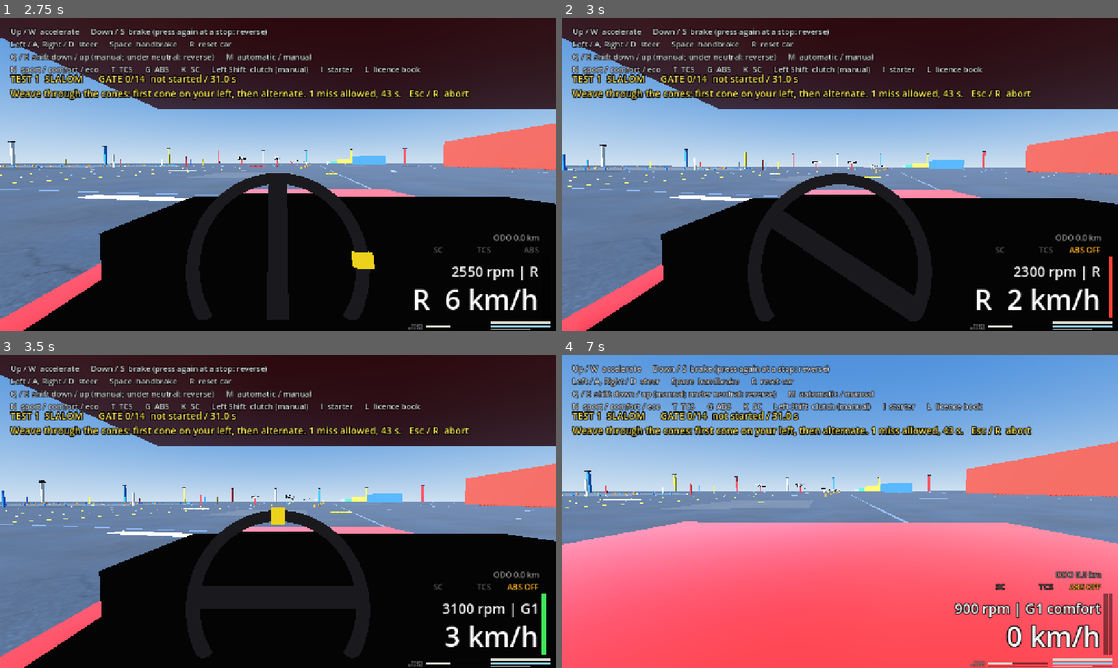
Above: before the commit, frames 1-4 (two rows, left to right).
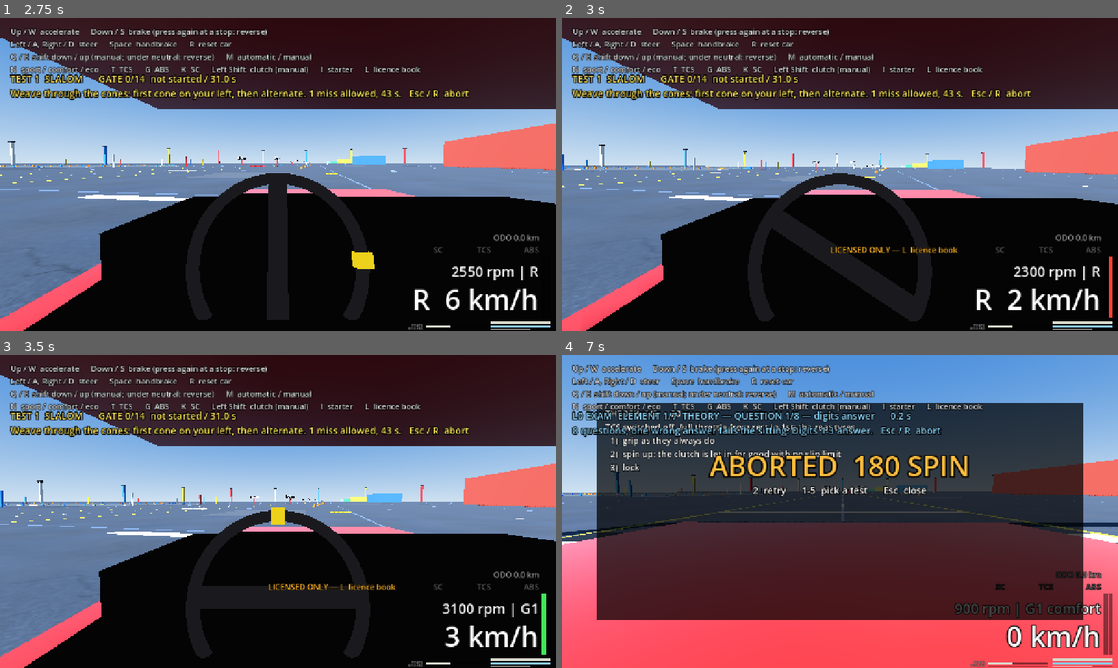
Above: after the commit, the same moments.

Repository: kokosro/factory-driver
Game: Godot game, scene res://scenes/main.tscn
The game is run twice, just before and just after one commit, with the same random seed, the same clock (stepped at 60 frames per second) and the same inputs.
Inputs:
- Up to frame 1 (2.75 s): tap Enter at 0.5 s; hold Right (steer_right) 0.53-1.28 s; tap 1 (test_1) at 0.6, 2.3 s; tap 2 (test_2) at 0.8, 1.35 s; tap I (starter) at 1.25 s; hold Down (brake) 1.28-2.03 s; tap L (licence_book, bound only after the commit) at 1.55, 2.1 s; hold Right (steer_right) from 2.03 s (still down)
- Up to frame 2 (3 s): release Right (steer_right) at 2.78 s; hold Up (accelerate) from 2.78 s (still down); tap G (abs_toggle) at 2.85 s
- Up to frame 3 (3.5 s): keep holding Up (accelerate); tap 2 (test_2) at 3.05 s
- Up to frame 4 (7 s): release Up (accelerate) at 3.53 s; hold Left (steer_left) 3.53-5.03 s; tap C (camera_cycle) at 3.6 s; tap L (licence_book, bound only after the commit) at 3.8, 6.05 s; tap Escape (abort_mission) at 4.15 s; tap Shift (clutch_pedal) at 4.35 s; tap 1 (test_1) at 4.55, 6.8 s; tap R (reset_car) at 4.9, 5.75 s; hold Down (brake) 5.03-5.78 s; tap N (gearbox_mode) at 5.1 s; tap 2 (test_2) at 5.3 s; hold Right (steer_right) 5.78-6.53 s; tap B (look_back) at 5.85 s; hold Up (accelerate) from 6.53 s (still down); tap , (look_left) at 6.6 s

Frame 1 is identical in both runs. In frame 2, 1.1% of the frame differs, in the area x 0-100%, y 22-87%; in frame 3, 1.0%; in frame 4, 61%, in the area x 0-100%, y 15-85%.

Commit message:
LicenceManager: the licence book on L, the L0 sitting and the skid pad test with a human at the wheel, the gate, the record
MissionManager's pattern: idle, running, result shown, one element after
the other, any element failed fails the sitting at once; the HUD handed its
strings; never an input action pressed. The book takes the number keys
(MissionManager.start_keys_locked) while it is open or an exam is on; 1 sits
L0, 2 the skid pad. The gate: unlicensed the clutch key and the aid
switches are refused with a hint, allowed in a sitting (dual controls) and
from L0 on. Handling tests PASSED in mission mode go into the record; L1 on
the seventh of seven. Wired in main.tscn, the licence_book action on L.

Diff:
--- a/project.godot
+++ b/project.godot
@@ -133,6 +133,10 @@
 "deadzone": 0.5,
 "events": [Object(InputEventKey,"resource_local_to_scene":false,"resource_name":"","device":-1,"window_id":0,"alt_press …(196 unchanged characters)…
 }
+licence_book={
+"deadzone": 0.5,
+"events": [Object(InputEventKey,"resource_local_to_scene":false,"resource_name":"","device":-1,"window_id":0,"alt_pressed":false,"shift_pressed":false,"ctrl_pressed":false,"meta_pressed":false,"pressed":false,"keycode":0,"physical_keycode":76,"key_label":0,"unicode":0,"location":0,"echo":false,"script":null)]
+}
 
 [physics]
 
--- a/scenes/main.tscn
+++ b/scenes/main.tscn
@@ -7,6 +7,7 @@
 [ext_resource type="Script" path="res://scripts/mission_manager.gd" id="5_missions"]
 [ext_resource type="Script" path="res://scripts/road_profile.gd" id="6_road"]
 [ext_resource type="Script" path="res://scripts/tyre_marks.gd" id="7_marks"]
+[ext_resource type="Script" path="res://scripts/licence_manager.gd" id="8_licence"]
 
 [sub_resource type="ProceduralSkyMaterial" id="sky_material"]
 sky_top_color = Color(0.22, 0.42, 0.75, 1)
@@ -68,6 +69,13 @@
 pad = NodePath("../TestPad")
 hud = NodePath("../HUD")
 
+[node name="LicenceManager" type="Node" parent="." node_paths=PackedStringArray("car", "pad", "hud", "missions")]
+script = ExtResource("8_licence")
+car = NodePath("../Car")
+pad = NodePath("../TestPad")
+hud = NodePath("../HUD")
+missions = NodePath("../MissionManager")
+
 [node name="TyreMarks" type="MultiMeshInstance3D" parent="." node_paths=PackedStringArray("car", "pad")]
 script = ExtResource("7_marks")
 car = NodePath("../Car")
--- /dev/null
+++ b/scripts/licence_manager.gd
@@ -0,0 +1,426 @@
+class_name LicenceManager
+extends Node
+## The licence ladder with a human at the wheel: the LICENCE BOOK (key L), the
+## exams it starts (1 sits the L0 exam, 2 the skid pad test while the book is
+## open), the gate the licence opens, and the licence record itself.
+##
+## The exams (elements, checks, the scripted driver) are the data in
+## scripts/licence_exams.gd, run with the scripted driver switched off: the
+## human's driving through the same checks. This node only picks an exam,
+## moves it through idle -> running -> result shown -> idle, one element after
+## the other (any element failed fails the sitting at once: the rigor rule),
+## and hands the HUD its strings: the mission line for the live element, the
+## banner for PASSED / FAILED, the licence card for the book and for the
+## theory's question cards. It never presses or releases an input action
+## (MissionManager's pattern; the theory's digit keys are read by the run).
+##
+## THE GATE (the keystone: the licence gives the clutch key and the aid
+## switches a purpose in the world): the car asks this node, allows(action),
+## before the clutch pedal key and the TCS / ABS / SC switches do anything
+## (ArcadeCar.licence_gate, wired up in _ready). Without L0 they are refused
+## and the HUD shows a hint by the aid lamps; during a sitting they are
+## allowed (the instructor's dual-control car, so the hill start can be sat);
+## from L0 on they are allowed for good. Honest and reversible: a car without
+## a gate (null) allows everything, which is every test scene and every
+## certified run.
+##
+## THE RECORD: per car, riding the car's entry in cars.json beside the
+## odometer, the fuel, the dashboard, the battery and the wear
+## (OdometerStore, "licence": the level and the exams passed), behind the same
+## switch as the rest of the store: the running game keeps it, the headless
+## suite writes nothing. L1 is granted the moment the record holds every one
+## of its requirements: the L0 sitting, a PASSED on each of the five handling
+## tests (heard from the MissionManager's mission_finished: free training on
+## keys 1-5 is exactly what counts) and the skid pad test.
+
+signal sitting_started(exam: String)
+signal sitting_finished(exam: String, passed: bool)
+signal sitting_aborted(exam: String)
+signal licence_changed(level: int)
+
+enum State { IDLE, RUNNING, RESULT }
+
+## The book's key, and the two exam keys while it is open (the mission keys,
+## taken over: MissionManager.start_keys_locked).
+const ACTION_BOOK := &"licence_book"
+const ACTION_SIT_L0 := &"test_1"
+const ACTION_SIT_SKID_PAD := &"test_2"
+
+## How long the PASSED / FAILED banner stays up unless dismissed [s], the
+## shorter ABORTED one, and the gate's hint by the aid lamps.
+const RESULT_BANNER_TIME := 8.0
+const ABORT_BANNER_TIME := 2.0
+const GATE_HINT_TIME := 1.5
+
+## What a refused clutch key or aid switch says, by the aid lamps.
+const GATE_HINT := "LICENSED ONLY — L  licence book"
+
+const LINE_COLOR_RUNNING := Color(0.55, 0.85, 1.0, 1)
+const BANNER_COLOR_PASSED := Color(0.35, 1.0, 0.45, 1)
+const BANNER_COLOR_FAILED := Color(1.0, 0.3, 0.2, 1)
+const BANNER_COLOR_ABORTED := Color(1.0, 0.75, 0.25, 1)
+
+@export var car: ArcadeCar
+@export var pad: TestPad
+@export var hud: HUD
+@export var missions: MissionManager
+
+var state := State.IDLE
+var book_open := false
+
+## The exam being sat, or the last one: LicenceExams.EXAM_L0 or EXAM_SKID_PAD.
+var exam := ""
+
+## The elements of the exam being sat, in order, and which one is on.
+var elements: Array[Dictionary] = []
+var element_index := -1
+
+## The element's run in progress, or the last one. Null before the first start.
+var run: LicenceExams
+
+## Verdict of the last element that ended ({ name, passed, metrics, checks }):
+## the failing one of a failed sitting, the last one of a passed sitting.
+## Empty while a sitting is on and after an abort.
+var last_result: Dictionary = {}
+
+## Whether the last sitting that ended passed.
+var last_sitting_passed := false
+
+## The licence record: {"level": int, "passed": Array[String]} (the store's
+## shape, OdometerStore.LICENCE_DEFAULTS). Loaded once, saved on every change
+## where the store is on.
+var licence: Dictionary = {}
+
+var _store_kept := false
+var _banner_left := 0.0
+var _hint_left := 0.0
+
+
+func _ready() -> void:
+	_store_kept = OdometerStore.enabled()
+	licence = OdometerStore.LICENCE_DEFAULTS.duplicate(true)
+	if _store_kept:
+		_load_licence()
+	if car:
+		car.licence_gate = self
+	if missions:
+		missions.mission_finished.connect(_on_mission_finished)
+	if hud:
+		hud.set_gate_hint("")
+
+
+## The record as the store has it for this car (see OdometerStore.load_licence);
+## a field in there that is none of its own is reported and read as its default.
+func _load_licence(path := OdometerStore.PATH) -> void:
+	var stored := OdometerStore.load_licence(ArcadeCar.CAR_ID, path)
+	for problem: String in stored.problems:
+		push_error(problem)
+	licence = {"level": stored.level, "passed": stored.passed}
+
+
+func _physics_process(delta: float) -> void:
+	if _hint_left > 0.0:
+		_hint_left -= delta
+		if _hint_left <= 0.0 and hud:
+			hud.set_gate_hint("")
+
+	if state == State.RUNNING:
+		# R also resets the car (the car sees to that itself).
+		if Input.is_action_just_pressed("abort_mission") or Input.is_action_just_pressed("reset_car"):
+			abort_sitting()
+			_sync_key_lock()
+			return
+		run.tick(delta)
+		if run.finished:
+			_element_done()
+		else:
+			_show_progress()
+		_sync_key_lock()
+		return
+
+	# The book: L opens and closes it, never over a mission's run.
+	if Input.is_action_just_pressed(ACTION_BOOK) and not (missions and missions.is_running()):
+		if book_open:
+			close_book()
+		else:
+			open_book()
+	if book_open:
+		if Input.is_action_just_pressed(ACTION_SIT_L0):
+			start_l0_sitting()
+		elif Input.is_action_just_pressed(ACTION_SIT_SKID_PAD):
+			start_skid_pad_test()
+		elif Input.is_action_just_pressed("abort_mission"):
+			close_book()
+	elif state == State.RESULT:
+		_banner_left -= delta
+		if Input.is_action_just_pressed(ACTION_SIT_L0):
+			dismiss_banner()
+			if exam == LicenceExams.EXAM_L0:
+				start_l0_sitting()
+			else:
+				start_skid_pad_test()
+		elif _banner_left <= 0.0 or Input.is_action_just_pressed("abort_mission"):
+			dismiss_banner()
+	_sync_key_lock()
+
+
+## The mission keys are this node's while the book is open or an exam is on
+## or its verdict is up.
+func _sync_key_lock() -> void:
+	if missions:
+		missions.start_keys_locked = book_open or state != State.IDLE
+
+
+# =============================================================================
+#  The gate
+# =============================================================================
+
+## Whether the driver may work `action` (the clutch pedal key or an aid
+## switch) right now: yes with L0 or better, yes during a sitting (the
+## instructor's dual controls), no otherwise - and the HUD says so.
+func allows(_action: StringName) -> bool:
+	if level() >= LicenceExams.LICENCE_L0 or state == State.RUNNING:
+		return true
+	_hint_left = GATE_HINT_TIME
+	if hud:
+		hud.set_gate_hint(GATE_HINT)
+	return false
+
+
+## The licence held: LicenceExams.LICENCE_NONE, LICENCE_L0 or LICENCE_L1.
+func level() -> int:
+	return licence.get("level", LicenceExams.LICENCE_NONE)
+
+
+## Whether `exam` (an exam name: LicenceExams.EXAM_L0, EXAM_SKID_PAD, a
+## handling test's name) is in the record.
+func has_passed(exam_name: String) -> bool:
+	return (licence.get("passed", []) as Array).has(exam_name)
+
+
+# =============================================================================
+#  Run state
+# =============================================================================
+
+## Sits the L0 exam: the theory, then the six elements, all or nothing.
+## Returns false while a sitting is on or a mission runs.
+func start_l0_sitting() -> bool:
+	return _start_exam(LicenceExams.EXAM_L0, LicenceExams.l0_sitting())
+
+
+## Sits the skid pad test (one element).
+func start_skid_pad_test() -> bool:
+	return _start_exam(LicenceExams.EXAM_SKID_PAD, [LicenceExams.skid_pad_test()])
+
+
+func _start_exam(exam_name: String, exam_elements: Array[Dictionary]) -> bool:
+	if state == State.RUNNING or (missions and missions.is_running()) or exam_elements.is_empty():
+		return false
+	if state == State.RESULT:
+		dismiss_banner()
+	if book_open:
+		close_book()
+	exam = exam_name
+	elements = exam_elements
+	last_result = {}
+	last_sitting_passed = false
+	state = State.RUNNING
+	_start_element(0)
+	sitting_started.emit(exam)
+	return true
+
+
+func _start_element(index: int) -> void:
+	element_index = index
+	run = LicenceExams.begin(elements[index], car, pad, false)
+	_show_progress()
+
+
+## Cancels the sitting. There is no verdict for an abandoned sitting.
+func abort_sitting() -> void:
+	if state != State.RUNNING:
+		return
+	run.abort()
+	state = State.RESULT
+	_banner_left = ABORT_BANNER_TIME
+	if hud:
+		hud.hide_licence_card()
+		hud.set_mission_line("", LINE_COLOR_RUNNING)
+		hud.show_mission_banner("ABORTED  %s" % _exam_title(), _keys_hint(), BANNER_COLOR_ABORTED)
+	sitting_aborted.emit(exam)
+
+
+## Takes the banner down early and returns to idle.
+func dismiss_banner() -> void:
+	if state != State.RESULT:
+		return
+	state = State.IDLE
+	if hud:
+		hud.hide_mission_banner()
+		hud.set_mission_line("", LINE_COLOR_RUNNING)
+
+
+func is_running() -> bool:
+	return state == State.RUNNING
+
+
+## An element's run has ended: failed, the sitting is failed at once; passed,
+## the next element, or the sitting passed after the last.
+func _element_done() -> void:
+	last_result = run.result()
+	if not last_result.passed:
+		_finish_sitting(false)
+		return
+	if element_index + 1 >= elements.size():
+		_finish_sitting(true)
+		return
+	_start_element(element_index + 1)
+
+
+func _finish_sitting(passed: bool) -> void:
+	last_sitting_passed = passed
+	state = State.RESULT
+	_banner_left = RESULT_BANNER_TIME
+	if passed:
+		record_pass(exam)
+	if hud:
+		hud.hide_licence_card()
+		hud.set_mission_line("", LINE_COLOR_RUNNING)
+	_show_result(passed)
+	sitting_finished.emit(exam, passed)
+
+
+## A handling test PASSED in mission mode counts towards L1.
+func _on_mission_finished(_index: int, outcome: Dictionary) -> void:
+	if outcome.get("passed", false):
+		record_pass(str(outcome.get("name", "")))
+
+
+## Puts `exam_name` in the record (once), re-derives the level, saves where
+## the store is on, and says so where the level changed.
+func record_pass(exam_name: String) -> void:
+	if exam_name == "":
+		return
+	var passed: Array = licence.get("passed", [])
+	if not passed.has(exam_name):
+		passed.append(exam_name)
+	licence["passed"] = passed
+	var was := level()
+	licence["level"] = LicenceExams.level_for(passed)
+	if _store_kept:
+		OdometerStore.save_licence(ArcadeCar.CAR_ID, licence)
+	if licence["level"] != was:
+		licence_changed.emit(licence["level"])
+	if book_open:
+		_show_book()
+
+
+# =============================================================================
+#  The book
+# =============================================================================
+
+## Opens the licence book: the ladder, the record, the rules, the keys.
+func open_book() -> void:
+	if book_open or state == State.RUNNING:
+		return
+	book_open = true
+	_show_book()
+
+
+func close_book() -> void:
+	if not book_open:
+		return
+	book_open = false
+	if hud:
+		hud.hide_licence_card()
+
+
+func _show_book() -> void:
+	if hud:
+		hud.show_licence_card(book_text())
+
+
+## The book's text: the licence held, L0 and its seven elements, L1 and its
+## seven requirements with a tick each, the ranks, the gate and the keys.
+func book_text() -> String:
+	var lines := PackedStringArray()
+	lines.append("LICENCE BOOK                                                     held:  %s" % LicenceExams.licence_title(level()))
+	lines.append("")
+	lines.append("L0 CITIZEN  %s— one sitting, all or nothing: theory (%d questions), parallel park, bay park, hill start," % [_tick(LicenceExams.EXAM_L0), LicenceExams.quiz_questions().size()])
+	lines.append("     three-point turn, reversing course, emergency stop. Any element failed fails the sitting; retake from the theory.")
+	lines.append("     1   sit the L0 exam")
+	lines.append("")
+	var l1 := PackedStringArray()
+	for test in HandlingTests.all_tests():
+		l1.append("%s %s" % [test.title, _tick(test.name)])
+	l1.append("SKID PAD %s" % _tick(LicenceExams.EXAM_SKID_PAD))
+	lines.append("L1 FACTORY ENTRY  — L0, a PASSED on each handling test (keys 1-5, free training) and the skid pad test:")
+	lines.append("     %s" % "     ".join(l1))
+	lines.append("     2   skid pad test: two laps between the cone rings, no wheel over a ring, no cone down, inside %.0f s" % LicenceExams.SKID_PAD_TIME_LIMIT)
+	lines.append("")
+	var ranks := PackedStringArray()
+	for rank in LicenceExams.RANKS:
+		ranks.append("%s%s" % [rank.title, "" if rank.playable else " (not yet playable)"])
+	lines.append("RANKS:  %s  — Porsche ownership is the North Star." % "  ->  ".join(ranks))
+	lines.append("")
+	lines.append("THE GATE:  unlicensed, the clutch key (Shift) and the aid switches (T, G, K) do nothing. L0 unlocks them for good;")
+	lines.append("     in a sitting the instructor's dual controls allow them. The hill start is sat in manual (the element selects it).")
+	lines.append("")
+	lines.append("Esc / R abort a sitting.      L  close")
+	return "\n".join(lines)
+
+
+func _tick(exam_name: String) -> String:
+	return "[PASSED]" if has_passed(exam_name) else "[ - ]"
+
+
+# =============================================================================
+#  Presentation
+# =============================================================================
+
+func _show_progress() -> void:
+	if not hud:
+		return
+	var element: Dictionary = run.test
+	var progress := run.progress()
+	if progress.kind == LicenceExams.KIND_QUIZ:
+		hud.show_licence_card(progress.card)
+	else:
+		hud.hide_licence_card()
+	hud.set_mission_line(
+		"%s  ELEMENT %d/%d  %s — %s      %.1f s\n%s   Esc / R  abort" % [
+			_exam_title(), element_index + 1, elements.size(), element.title, progress.text, run.elapsed, element.objective,
+		],
+		LINE_COLOR_RUNNING,
+	)
+
+
+## PASSED / FAILED banner: the licence granted, or the element that failed
+## and its failed checks (HandlingTests.format_result's line, split as the
+## mission banner splits it).
+func _show_result(passed: bool) -> void:
+	if not hud:
+		return
+	var headline: String
+	var detail: String
+	if passed:
+		headline = "PASSED  %s" % _exam_title()
+		detail = "%s\nlicence held: %s" % [last_result.name, LicenceExams.licence_title(level())]
+	else:
+		var element: Dictionary = elements[element_index]
+		headline = "FAILED  %s" % _exam_title()
+		detail = "element %d/%d %s" % [element_index + 1, elements.size(), element.title]
+	var summary := HandlingTests.format_result(last_result)[1].strip_edges().split(" | failed: ")
+	detail += "\n" + summary[0]
+	if summary.size() > 1:
+		detail += "\nfailed: " + summary[1]
+	detail += "\n" + _keys_hint()
+	hud.show_mission_banner(headline, detail, BANNER_COLOR_PASSED if passed else BANNER_COLOR_FAILED)
+
+
+func _exam_title() -> String:
+	return "L0 EXAM" if exam == LicenceExams.EXAM_L0 else "SKID PAD TEST"
+
+
+func _keys_hint() -> String:
+	return "1  retake      L  licence book      Esc  close"
--- a/scripts/mission_manager.gd
+++ b/scripts/mission_manager.gd
@@ -102,6 +102,12 @@
 ## HandlingTests.result()). Empty while a run is active and after an abort.
 var last_result: Dictionary = {}
 
+## True while the number keys belong to somebody else: the licence manager
+## sets it while its book is open or a sitting is on (the same keys pick the
+## exam and answer the theory there, scripts/licence_manager.gd). Nothing
+## starts from here then; a run already on is not touched.
+var start_keys_locked := false
+
 ## Writes the driving down (scripts/telemetry.gd) and holds the stored summary
 ## of earlier runs the HUD shows. Made here, listening to this node's signals.
 ## It records nothing with no window, so the test suite writes no files.
@@ -152,10 +158,11 @@
 			_show_progress()
 		return
 
-	for index in START_ACTIONS.size():
-		if Input.is_action_just_pressed(START_ACTIONS[index]):
-			start_mission(index)
-			return
+	if not start_keys_locked:
+		for index in START_ACTIONS.size():
+			if Input.is_action_just_pressed(START_ACTIONS[index]):
+				start_mission(index)
+				return
 	if state == State.RESULT:
 		_banner_left -= delta
 		if _banner_left <= 0.0 or Input.is_action_just_pressed("abort_mission"):
Not shown, added: scripts/licence_manager.gd.uid
